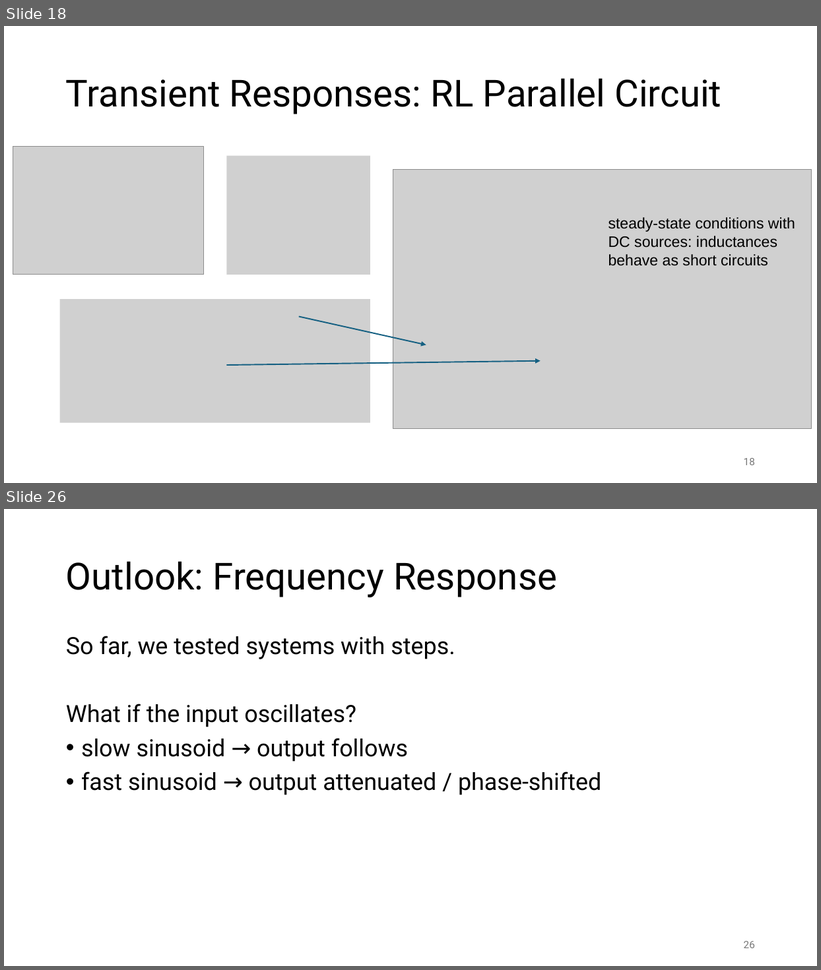
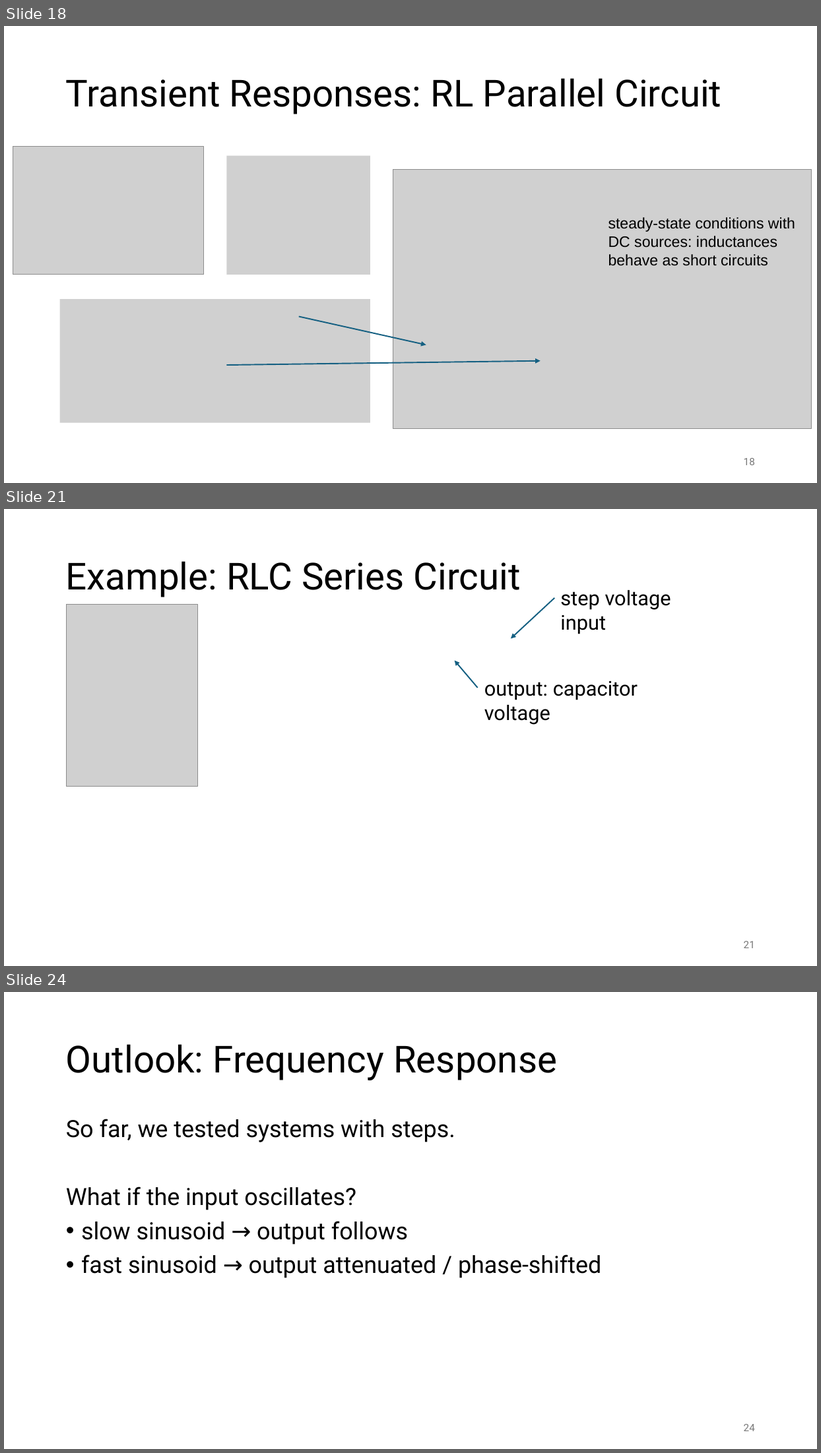
Before and after one commit to FelixWick/control_engineering, a slide deck: slides/1_systems.pptx. Shown one above the other, each under a label of ours: slides 18 and 26 before the commit, slides 18, 21 and 24 after it; the slides between them are not shown. The pictures are 821x970 and 821x1453 pixels, drawn with LibreOffice and Linux fonts; fonts in the diff are those of the drawing; grey boxes stand for pictures. Boxes give left, top, right and bottom in pixels: in the first picture for what was removed or moved away, otherwise in the second. Text is boxed around its words. In the diff, an @@ line names an element or a change of style, - is before the commit and + after.

```diff
--- a/slides/1_systems.pptx
+++ b/slides/1_systems.pptx
@@ slide 21 added at (4,509,817,966), background #FFFFFF @@
@@ title added at (66,561,521,597), 44 pt, text #000000 @@
+Example: RLC Series Circuit
@@ picture added at (67,605,198,787) @@
@@ arrow added from (555, 598) to (511, 639), #156082 1.5 pt @@
@@ text added at (560,590,671,634), 24 pt, text #000000 @@
+step voltage input
@@ arrow added from (478, 688) to (455, 661), #156082 1.5 pt @@
@@ text added at (484,681,638,725), 24 pt, text #000000 @@
+output: capacitor voltage
@@ page number added at (744,941,755,949), 12 pt, text #797979 @@
+21
@@ what was slide 26 is now slide 24 @@
@@ page number at (744,1424,755,1432): text changed @@
-26
+24
```
Also in this commit, not shown: 7 slides changed, 3 slides removed, 1 other file.
